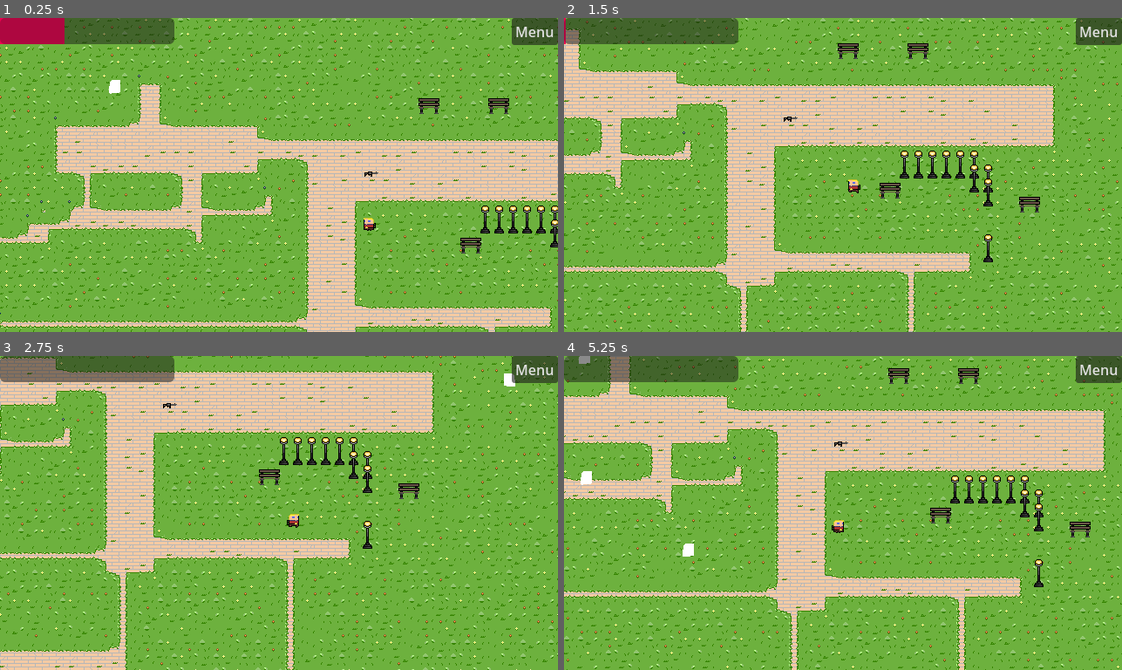
Above: before the commit, frames 1-4 (two rows, left to right).
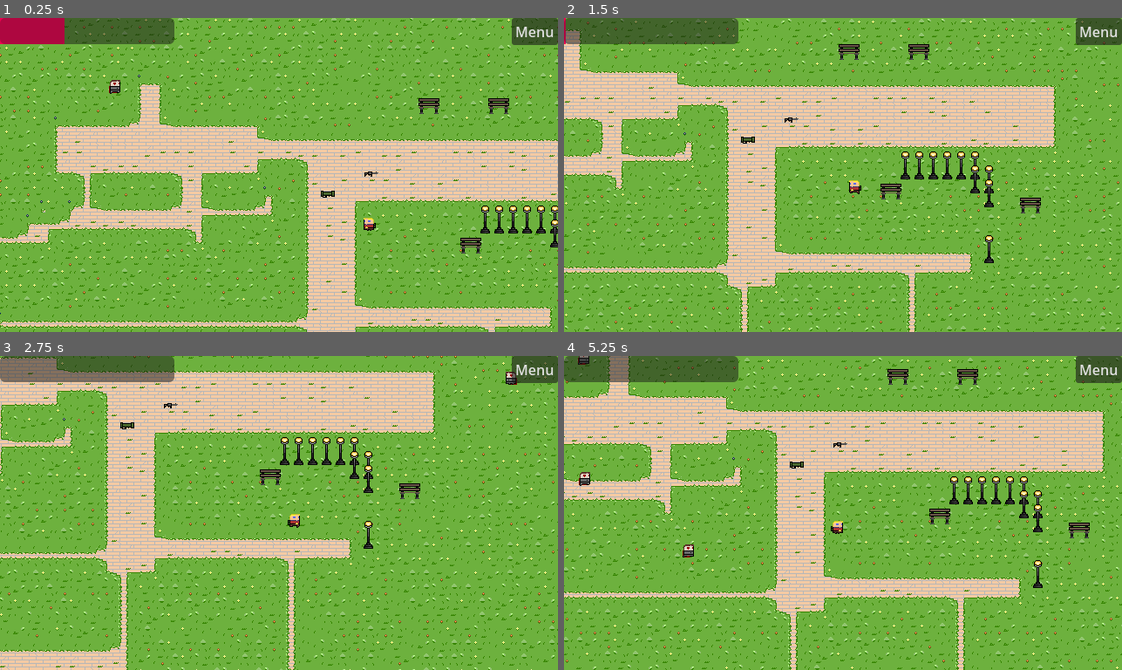
Above: after the commit, the same moments.

Repository: TheRubeThing/LudumDate54
Game: Godot game, scene res://Assets/Levels/Playgrounds/enemy_test.tscn
Same seed, same stepped clock (60 frames per second), same inputs: the game is played once before the commit and once after it.
Inputs (mouse positions are in pixels of both pictures, inside the frame that each line leads up to):
- Up to frame 1 (0.25 s): no input
- Up to frame 2 (1.5 s): move the mouse to (965, 159) at 0.52 s; hold D (D_right) 0.53-1.28 s; click (965, 159) at 0.6 s; move the mouse to (731, 190) at 1.27 s; hold S (S_down) from 1.28 s (still down); right-click (731, 190) at 1.35 s
- Up to frame 3 (2.75 s): move the mouse to (334, 443) at 2.02 s; release S (S_down) at 2.03 s; hold D (D_right) from 2.03 s (still down); click (334, 443) at 2.1 s
- Up to frame 4 (5.25 s): move the mouse to (815, 575) at 2.77 s; release D (D_right) at 2.78 s; hold W (W_up) 2.78-3.53 s; right-click (815, 575) at 2.85 s; click (815, 575) at 2.92 s; move the mouse to (1010, 560) at 3.52 s; hold A (A_left) 3.53-5.03 s; click (1010, 560) at 3.6 s; move the mouse to (675, 465) at 4.27 s; right-click (675, 465) at 4.35 s; move the mouse to (870, 513) at 5.02 s; hold S (S_down) from 5.03 s (still down); click (870, 513) at 5.1 s

The runs differ from the first frame. In frame 1, 0.1% of the frame differs, in the area x 19-60%, y 19-58%; in frame 2, 23%; in frame 3, 12%; in frame 4, 24%, in the area x 0-100%, y 0-100%.

Commit message:
BAZOOOKA

Diff:
--- a/Assets/Enteties/Splatter.gd
+++ b/Assets/Enteties/Splatter.gd
@@ -1,5 +1,6 @@
 extends AnimatedSprite2D
 
+var floor_blood_scene = preload("res://Assets/FX/floor_blood.tscn")
 
 # Called when the node enters the scene tree for the first time.
 func _ready():
@@ -8,4 +9,7 @@
 
 func _on_animation_finished():
 	stop()
+	var floor_blood = floor_blood_scene.instantiate()
+	floor_blood.position = position
+	get_parent().get_parent().add_child(floor_blood)
 	self.queue_free()
--- a/Assets/Enteties/enemy.tscn
+++ b/Assets/Enteties/enemy.tscn
@@ -17,7 +17,7 @@
 [sub_resource type="ShaderMaterial" id="ShaderMaterial_2ewyt"]
 resource_local_to_scene = true
 shader = ExtResource("4_csmh5")
-shader_parameter/active = true
+shader_parameter/active = false
 
 [sub_resource type="AtlasTexture" id="AtlasTexture_wi283"]
 atlas = ExtResource("4_e676d")
@@ -119,6 +119,7 @@
 frame_progress = 0.451446
 
 [node name="AnimationPlayer" type="AnimationPlayer" parent="Sprite"]
+reset_on_save = false
 speed_scale = 20.0
 libraries = {
 "": SubResource("AnimationLibrary_i21ui")
--- /dev/null
+++ b/Assets/FX/floor_blood.tscn
@@ -0,0 +1,56 @@
+[gd_scene load_steps=6 format=3 uid="uid://c6d4ovu5ki1bl"]
+
+[ext_resource type="Texture2D" uid="uid://cr8sdhsafrtfk" path="res://Assets/Sprites/FloorBlood.png" id="1_pannl"]
+[ext_resource type="Script" path="res://Assets/Scripts/FloorBlood.gd" id="2_mdf4h"]
+
+[sub_resource type="Animation" id="Animation_dyam7"]
+resource_name = "Fade"
+tracks/0/type = "value"
+tracks/0/imported = false
+tracks/0/enabled = true
+tracks/0/path = NodePath(".:modulate")
+tracks/0/interp = 1
+tracks/0/loop_wrap = true
+tracks/0/keys = {
+"times": PackedFloat32Array(0, 1),
+"transitions": PackedFloat32Array(1, 1),
+"update": 0,
+"values": [Color(1, 1, 1, 1), Color(1, 1, 1, 0)]
+}
+
+[sub_resource type="Animation" id="Animation_wnxpx"]
+length = 0.001
+tracks/0/type = "value"
+tracks/0/imported = false
+tracks/0/enabled = true
+tracks/0/path = NodePath(".:modulate")
+tracks/0/interp = 1
+tracks/0/loop_wrap = true
+tracks/0/keys = {
+"times": PackedFloat32Array(0),
+"transitions": PackedFloat32Array(1),
+"update": 0,
+"values": [Color(1, 1, 1, 1)]
+}
+
+[sub_resource type="AnimationLibrary" id="AnimationLibrary_cqluc"]
+_data = {
+"Fade": SubResource("Animation_dyam7"),
+"RESET": SubResource("Animation_wnxpx")
+}
+
+[node name="FloorBlood" type="Sprite2D"]
+texture_filter = 1
+texture = ExtResource("1_pannl")
+script = ExtResource("2_mdf4h")
+
+[node name="AnimationPlayer" type="AnimationPlayer" parent="."]
+libraries = {
+"": SubResource("AnimationLibrary_cqluc")
+}
+
+[node name="Timer" type="Timer" parent="."]
+wait_time = 5.0
+one_shot = true
+
+[connection signal="animation_finished" from="AnimationPlayer" to="." method="_on_animation_player_animation_finished"]
--- a/Assets/Levels/Playgrounds/enemy_test.tscn
+++ b/Assets/Levels/Playgrounds/enemy_test.tscn
@@ -7,6 +7,7 @@
 [ext_resource type="PackedScene" uid="uid://bo5wyx7pqt5cx" path="res://Assets/Systems/enemy_spawner.tscn" id="5_wytd7"]
 [ext_resource type="PackedScene" uid="uid://dimusomo17rjn" path="res://Assets/Weapons/item_pick_up.tscn" id="6_t36vv"]
 [ext_resource type="PackedScene" uid="uid://d1fyhktbx28mn" path="res://Assets/Enteties/hud.tscn" id="7_ox436"]
+[ext_resource type="PackedScene" uid="uid://dvrlyhgchtnmg" path="res://Assets/Weapons/Bazzoka_pickup.tscn" id="8_rblpi"]
 
 [node name="enemy_test" type="Node2D"]
 
@@ -24,18 +25,21 @@
 layer_1/z_index = 1
 layer_1/tile_data = PackedInt32Array(65558, 65537, 5, 65563, 65537, 5, 720921, 65537, 5, 786467, 65537, 5, 589850, 262145, 5, 589851, 262145, 5, 589852, 262145, 5, 589853, 262145, 5, 589854, 262145, 5, 589855, 262145, 5, 655391, 262145, 5, 655392, 262145, 5, 720928, 262145, 5, 983072, 262145, 5)
 
+[node name="PlayerCamera" parent="." node_paths=PackedStringArray("player_target") instance=ExtResource("5_7slmo")]
+player_target = NodePath("../Player")
+
 [node name="Player" parent="." instance=ExtResource("2_fvrbv")]
 position = Vector2(291, 157)
 
-[node name="PlayerCamera" parent="." node_paths=PackedStringArray("player_target") instance=ExtResource("5_7slmo")]
-player_target = NodePath("../Player")
+[node name="EnemySpawner" parent="." instance=ExtResource("5_wytd7")]
+enemy_scene = ExtResource("1_bg7ps")
 
 [node name="Enemy" parent="." instance=ExtResource("1_bg7ps")]
-
-[node name="EnemySpawner" parent="." instance=ExtResource("5_wytd7")]
-enemy_scene = ExtResource("1_bg7ps")
 
 [node name="ItemPickUp" parent="." instance=ExtResource("6_t36vv")]
 position = Vector2(294, 100)
 
 [node name="HUD" parent="." instance=ExtResource("7_ox436")]
+
+[node name="ItemPickUp2" parent="." instance=ExtResource("8_rblpi")]
+position = Vector2(244, 123)
--- /dev/null
+++ b/Assets/Scripts/FloorBlood.gd
@@ -0,0 +1,18 @@
+extends Sprite2D
+
+# Called when the node enters the scene tree for the first time.
+func _ready():
+	$Timer.timeout.connect(fade)
+	$Timer.start()
+
+
+# Called every frame. 'delta' is the elapsed time since the previous frame.
+func _process(delta):
+	pass
+
+func fade():
+	$AnimationPlayer.play("Fade")
+
+
+func _on_animation_player_animation_finished(anim_name):
+	queue_free()
--- a/Assets/Scripts/HitBox.gd
+++ b/Assets/Scripts/HitBox.gd
@@ -14,4 +14,4 @@
 func _on_area_entered(area):
 	if area.is_in_group("PROJECTILES"):
 		emit_signal("hit", area.dmg, area.get_position())
-		area.queue_free()
+		area.destroy()
--- /dev/null
+++ b/Assets/Scripts/Rocket.gd
@@ -0,0 +1,9 @@
+extends Bullet
+
+var explosion_scene = preload("res://Assets/Weapons/explosion.tscn")
+
+func destroy():
+	var explosion = explosion_scene.instantiate()
+	explosion.position = position
+	get_parent().add_child(explosion)
+	queue_free()
--- a/Assets/Scripts/enemy.gd
+++ b/Assets/Scripts/enemy.gd
@@ -24,8 +24,10 @@
 	pushback_velocity *= pushback_decay
 
 	velocity = brain.think(position) * movement_speed + pushback_velocity
-	$Sprite.flip_h = player.position.x < position.x
 	move_and_slide()
+
+	if player:
+		$Sprite.flip_h = player.position.x < position.x
 
 
 func add_target(target: Node2D):
--- /dev/null
+++ b/Assets/Weapons/Bazooka.tscn
@@ -0,0 +1,34 @@
+[gd_scene load_steps=7 format=3 uid="uid://c2m4a618ugybp"]
+
+[ext_resource type="Texture2D" uid="uid://pcqa00asyu8y" path="res://Assets/Sprites/Cock_Bazookat.png" id="1_3uo6h"]
+[ext_resource type="Script" path="res://Assets/Scripts/Weapon.gd" id="2_crmqn"]
+[ext_resource type="Script" path="res://Assets/Scripts/WeaponStats.gd" id="3_iijvb"]
+[ext_resource type="PackedScene" uid="uid://cq1cglxqr4hkv" path="res://Assets/Weapons/Rocket.tscn" id="4_lvfmq"]
+[ext_resource type="Texture2D" uid="uid://cbf3j6yy3gg3p" path="res://Assets/Sprites/Bulletfire.png" id="5_it608"]
+
+[sub_resource type="Resource" id="Resource_jwjv0"]
+script = ExtResource("3_iijvb")
+damage = 50
+fire_rate = 10
+bullet_speed = 5
+condition = 100
+
+[node name="Weapon" type="Sprite2D"]
+texture_filter = 1
+texture = ExtResource("1_3uo6h")
+script = ExtResource("2_crmqn")
+weapon_stats = SubResource("Resource_jwjv0")
+bullet = ExtResource("4_lvfmq")
+
+[node name="Muzzle" type="Marker2D" parent="."]
+position = Vector2(11, -1)
+
+[node name="MuzzleFlash" type="Sprite2D" parent="Muzzle"]
+visible = false
+texture = ExtResource("5_it608")
+
+[node name="Timer" type="Timer" parent="Muzzle/MuzzleFlash"]
+wait_time = 0.1
+
+[node name="Handle" type="Marker2D" parent="."]
+position = Vector2(-4, 0)
--- /dev/null
+++ b/Assets/Weapons/Bazzoka_pickup.tscn
@@ -0,0 +1,22 @@
+[gd_scene load_steps=5 format=3 uid="uid://dvrlyhgchtnmg"]
+
+[ext_resource type="Script" path="res://Assets/Scripts/item_pick_up.gd" id="1_gt403"]
+[ext_resource type="PackedScene" uid="uid://c2m4a618ugybp" path="res://Assets/Weapons/Bazooka.tscn" id="2_jh1jq"]
+[ext_resource type="Texture2D" uid="uid://pcqa00asyu8y" path="res://Assets/Sprites/Cock_Bazookat.png" id="3_w1pom"]
+
+[sub_resource type="RectangleShape2D" id="RectangleShape2D_pdee1"]
+size = Vector2(18, 8)
+
+[node name="ItemPickUp" type="Area2D"]
+script = ExtResource("1_gt403")
+item_scene = ExtResource("2_jh1jq")
+
+[node name="CollisionShape2D" type="CollisionShape2D" parent="."]
+texture_filter = 1
+shape = SubResource("RectangleShape2D_pdee1")
+
+[node name="Sprite2D" type="Sprite2D" parent="."]
+texture_filter = 1
+texture = ExtResource("3_w1pom")
+
+[connection signal="body_entered" from="." to="." method="_on_body_entered"]
--- a/Assets/Weapons/Bullet.gd
+++ b/Assets/Weapons/Bullet.gd
@@ -1,3 +1,5 @@
+class_name Bullet
+
 extends Area2D
 
 var bullet_speed = 0
@@ -14,3 +16,6 @@
 
 func set_dmg(dmg: int):
 	self.dmg = dmg
+
+func destroy():
+	queue_free()
--- /dev/null
+++ b/Assets/Weapons/Explosion.gd
@@ -0,0 +1,19 @@
+extends Area2D
+
+var dmg = 20
+
+# Called when the node enters the scene tree for the first time.
+func _ready():
+	$AnimatedSprite2D.play("default")
+
+
+# Called every frame. 'delta' is the elapsed time since the previous frame.
+func _process(delta):
+	pass
+
+
+func _on_animated_sprite_2d_animation_finished():
+	queue_free()
+
+func destroy():
+	pass
--- /dev/null
+++ b/Assets/Weapons/Rocket.tscn
@@ -0,0 +1,19 @@
+[gd_scene load_steps=4 format=3 uid="uid://cq1cglxqr4hkv"]
+
+[ext_resource type="Script" path="res://Assets/Scripts/Rocket.gd" id="1_47i01"]
+[ext_resource type="Texture2D" uid="uid://bpqm63cjm6tgp" path="res://Assets/Sprites/Bazzokat_Bullet.png" id="2_i5xaw"]
+
+[sub_resource type="CapsuleShape2D" id="CapsuleShape2D_7rxk5"]
+radius = 8.0
+height = 18.0
+
+[node name="Rocket" type="Area2D" groups=["PROJECTILES"]]
+texture_filter = 1
+script = ExtResource("1_47i01")
+
+[node name="Sprite" type="Sprite2D" parent="."]
+texture = ExtResource("2_i5xaw")
+
+[node name="CollisionShape2D" type="CollisionShape2D" parent="."]
+texture_filter = 2
+shape = SubResource("CapsuleShape2D_7rxk5")
--- a/Assets/Weapons/Weapon.tscn
+++ b/Assets/Weapons/Weapon.tscn
@@ -6,10 +6,10 @@
 [ext_resource type="PackedScene" uid="uid://bgb3mt54qgqu8" path="res://Assets/Weapons/Bullet.tscn" id="4_j40df"]
 [ext_resource type="Texture2D" uid="uid://cbf3j6yy3gg3p" path="res://Assets/Sprites/Bulletfire.png" id="5_yldak"]
 
-[sub_resource type="Resource" id="Resource_jwjv0"]
+[sub_resource type="Resource" id="Resource_6l48g"]
 script = ExtResource("3_ho75c")
-damage = 10
-fire_rate = 5
+damage = 50
+fire_rate = 10
 bullet_speed = 10
 condition = 100
 
@@ -17,7 +17,7 @@
 texture_filter = 1
 texture = ExtResource("1_m50hb")
 script = ExtResource("2_cr8ld")
-weapon_stats = SubResource("Resource_jwjv0")
+weapon_stats = SubResource("Resource_6l48g")
 bullet = ExtResource("4_j40df")
 
 [node name="Muzzle" type="Marker2D" parent="."]
--- /dev/null
+++ b/Assets/Weapons/explosion.tscn
@@ -0,0 +1,50 @@
+[gd_scene load_steps=8 format=3 uid="uid://b1qn2y88rlauk"]
+
+[ext_resource type="Script" path="res://Assets/Weapons/Explosion.gd" id="1_2ud38"]
+[ext_resource type="Texture2D" uid="uid://b8nij1f4vkovq" path="res://Assets/Sprites/Sprite Sheets/Explosion.png" id="2_l5qy7"]
+
+[sub_resource type="CircleShape2D" id="CircleShape2D_obmnj"]
+radius = 71.0
+
+[sub_resource type="AtlasTexture" id="AtlasTexture_pykce"]
+atlas = ExtResource("2_l5qy7")
+region = Rect2(0, 0, 128, 128)
+
+[sub_resource type="AtlasTexture" id="AtlasTexture_u2vja"]
+atlas = ExtResource("2_l5qy7")
+region = Rect2(128, 0, 128, 128)
+
+[sub_resource type="AtlasTexture" id="AtlasTexture_v877h"]
+atlas = ExtResource("2_l5qy7")
+region = Rect2(256, 0, 128, 128)
+
+[sub_resource type="SpriteFrames" id="SpriteFrames_xrdqm"]
+animations = [{
+"frames": [{
+"duration": 1.0,
+"texture": SubResource("AtlasTexture_pykce")
+}, {
+"duration": 1.0,
+"texture": SubResource("AtlasTexture_u2vja")
+}, {
+"duration": 1.0,
+"texture": SubResource("AtlasTexture_v877h")
+}, {
+"duration": 1.0,
+"texture": null
+}],
+"loop": false,
+"name": &"default",
+"speed": 15.0
+}]
+
+[node name="Explosion" type="Area2D" groups=["PROJECTILES"]]
+script = ExtResource("1_2ud38")
+
+[node name="CollisionShape2D" type="CollisionShape2D" parent="."]
+shape = SubResource("CircleShape2D_obmnj")
+
+[node name="AnimatedSprite2D" type="AnimatedSprite2D" parent="."]
+sprite_frames = SubResource("SpriteFrames_xrdqm")
+
+[connection signal="animation_finished" from="AnimatedSprite2D" to="." method="_on_animated_sprite_2d_animation_finished"]
Not shown: 1 places in Assets/Levels/Playgrounds/enemy_test.tscn that only renumber resources
Binary file added: Assets/Sprites/FloorBlood.png
Not shown, added: Assets/Sprites/FloorBlood.png.import
Binary file added: Assets/Sprites/Sprite Sheets/Explosion.aseprite
Binary file added: Assets/Sprites/Sprite Sheets/Explosion.png
Not shown, added: Assets/Sprites/Sprite Sheets/Explosion.png.import
